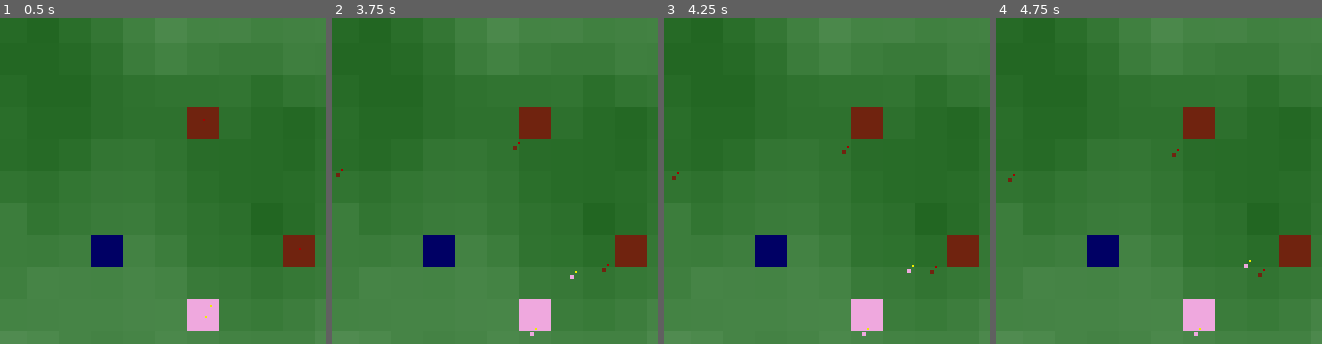
Above: before the commit, frames 1-4 (left to right).
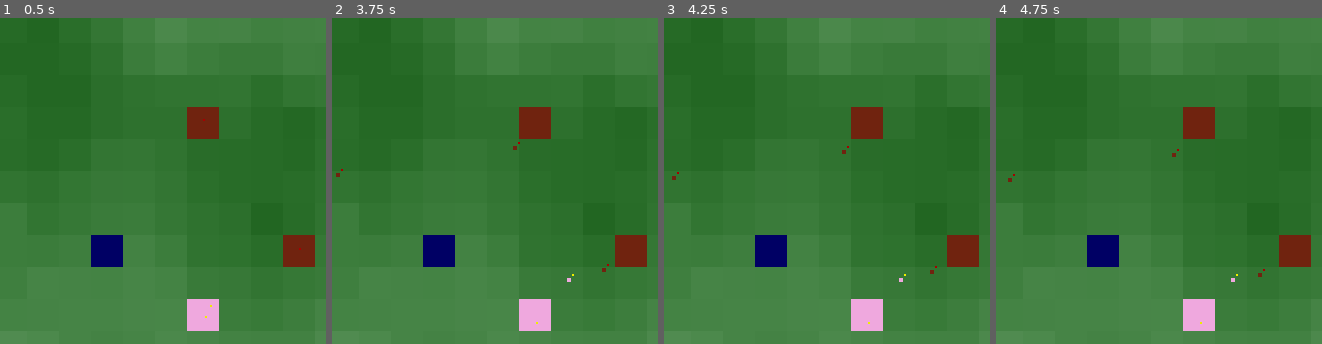
Above: after the commit, the same moments.

Repository: fizzy-drinks/roguelike-jam-6
Game: Godot game, scene res://world.tscn
The game is run twice, just before and just after one commit, with the same random seed, the same clock (stepped at 60 frames per second) and the same inputs.
Inputs (mouse positions are % of the whole screen's width and height, from its top left):
- Up to frame 1 (0.5 s): no input
- Up to frame 2 (3.75 s): tap Enter at 0.5, 2, 3.5 s; move the mouse to (79, 46) at 0.52 s; click (79, 46) at 0.67 s; tap Space at 1.25, 2.75 s; move the mouse to (28, 59) at 1.27 s; click (28, 59) at 1.42 s; move the mouse to (65, 25) at 2.02 s; click (65, 25) at 2.17 s; move the mouse to (46, 77) at 2.77 s; click (46, 77) at 2.92 s; move the mouse to (89, 71) at 3.52 s; click (89, 71) at 3.67 s
- Up to frame 3 (4.25 s): no input
- Up to frame 4 (4.75 s): tap Space at 4.25 s; move the mouse to (16, 34) at 4.27 s; click (16, 34) at 4.42 s
The pictures show only the part of the screen within x 36-86%, y 17-67%; the shares and areas given below are measured in that part.

Frame 1 is identical in both runs. In frame 2, less than 0.1% of the frame differs, in the area x 60-76%, y 77-98%; in frame 3, less than 0.1%, in the area x 60-77%, y 75-98%; in frame 4, less than 0.1%.

Commit message:
Reduce guard range

Diff:
--- a/structures/structure.tscn
+++ b/structures/structure.tscn
@@ -7,7 +7,7 @@
 size = Vector2(34, 34)
 
 [sub_resource type="CircleShape2D" id="CircleShape2D_1mf76"]
-radius = 61.0082
+radius = 41.0122
 
 [node name="structure" type="Node2D" groups=["structures", "targetable"]]
 modulate = Color(0.439216, 0.137255, 0.0588235, 1)
--- a/structures/tower.gd
+++ b/structures/tower.gd
@@ -24,9 +24,11 @@
 
 
 func _unhandled_input(ev: InputEvent):
-	if ev is InputEventMouseButton and ev.is_pressed():
-		var is_within_sprite = (get_global_mouse_position() - global_position).length() < Global.TILE_SIZE
-		upgrade_menu.visible = ev.button_index == MouseButton.MOUSE_BUTTON_RIGHT and is_within_sprite
+	if not (ev is InputEventMouseButton) or not ev.is_pressed():
+		return
+
+	var is_within_sprite = (get_global_mouse_position() - global_position).length() < Global.TILE_SIZE
+	upgrade_menu.visible = ev.button_index == MouseButton.MOUSE_BUTTON_RIGHT and is_within_sprite
 
 
 func _on_spawner_shop_item_selected(index: int):
